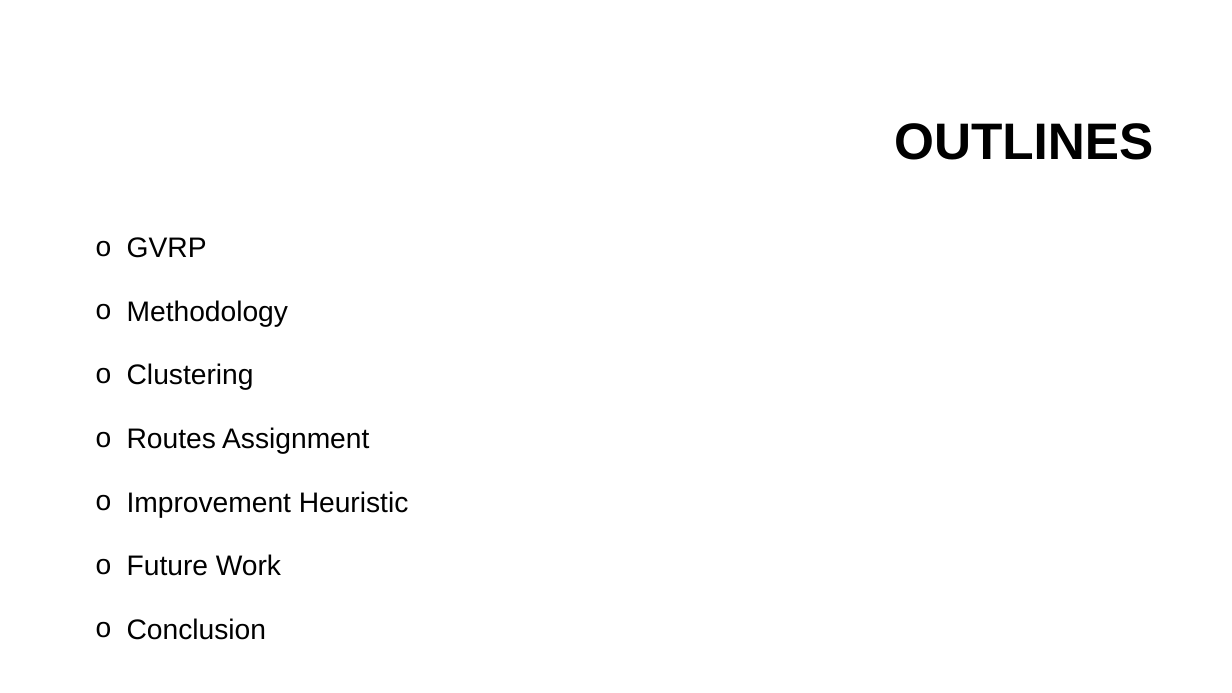
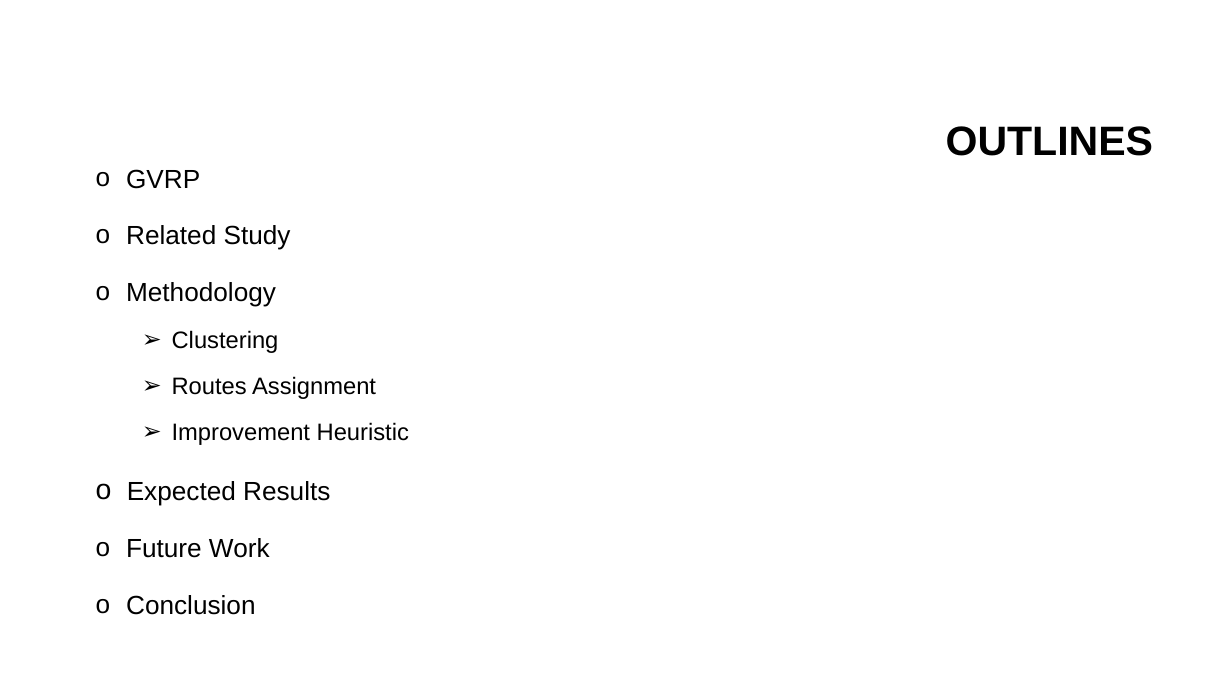
Before and after one commit to nayan082/Thesis-report-slide, a slide deck: slide 2 of 1507082.pptx. Drawn at 1232x693 pixels with LibreOffice and Linux fonts; fonts in the diff are those of the drawing; background and template pictures are left out. Boxes give left, top, right and bottom in pixels: in the first picture for what was removed or moved away, otherwise in the second. Text is boxed around its words. In the diff, an @@ line names an element or a change of style, - is before the commit and + after.

```diff
--- a/1507082.pptx
+++ b/1507082.pptx
@@ title "OUTLINES" at [946, 126, 1154, 156]: size 40 to 32 pt @@
@@ text "GVRP": place and size @@
-text "GVRP" at [127, 237, 409, 640]
+text "GVRP" at [126, 169, 409, 615]
@@ text at [126, 169, 409, 615]: size 22 to 20.4 pt in "GVRP", "Methodology", "Future Work", "Conclusion"; size 22 to 18.5 pt in "Clustering", "Routes Assignment", "Improvement Heuristic"; line spacing 1.5 to 1.4; bullet o to ➢; list level 1 to 2 in "Clustering"; list level 1 to 2 in "Routes Assignment"; list level 1 to 2 in "Improvement Heuristic" @@
@@ text at [126, 225, 291, 250]: paragraph added @@
+o Related Study
@@ text at [127, 481, 330, 506]: paragraph added @@
+o Expected Results
```
Also in this commit, not shown: 16 other slides changed, 7 slides added, 2 other files.
